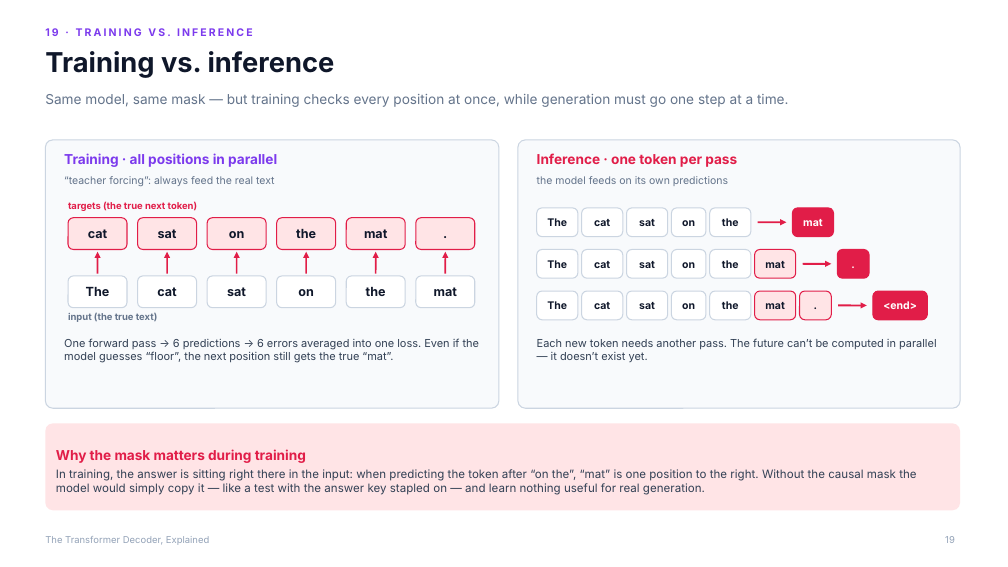
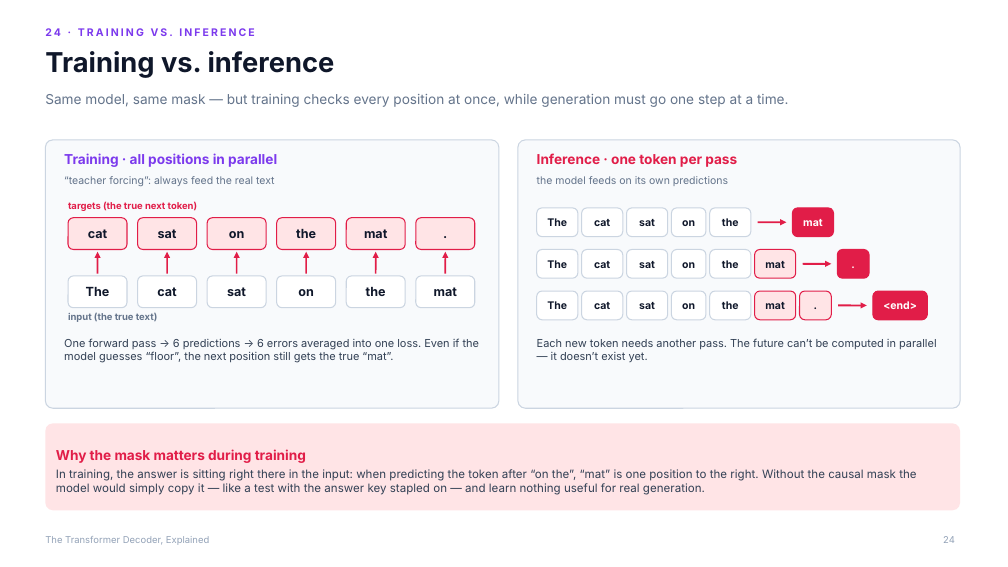
Before and after one commit to altafr/transformer, a slide deck: slide 24 of slides/transformer-decoder-explained.pptx (slide 19 before the commit). Drawn at 1008x567 pixels with LibreOffice and Linux fonts; fonts in the diff are those of the drawing. Boxes give left, top, right and bottom in pixels: in the first picture for what was removed or moved away, otherwise in the second. Text is boxed around its words. In the diff, an @@ line names an element or a change of style, - is before the commit and + after.

```diff
--- a/slides/transformer-decoder-explained.pptx
+++ b/slides/transformer-decoder-explained.pptx
@@ text at bbox=[45, 28, 255, 36]: text changed @@
-19 · TRAINING VS. INFERENCE
+24 · TRAINING VS. INFERENCE
@@ page number at bbox=[943, 536, 955, 543]: text changed @@
-19
+24
```
Also in this commit, not shown: 12 other slides changed, 6 slides added, 2 other files.
